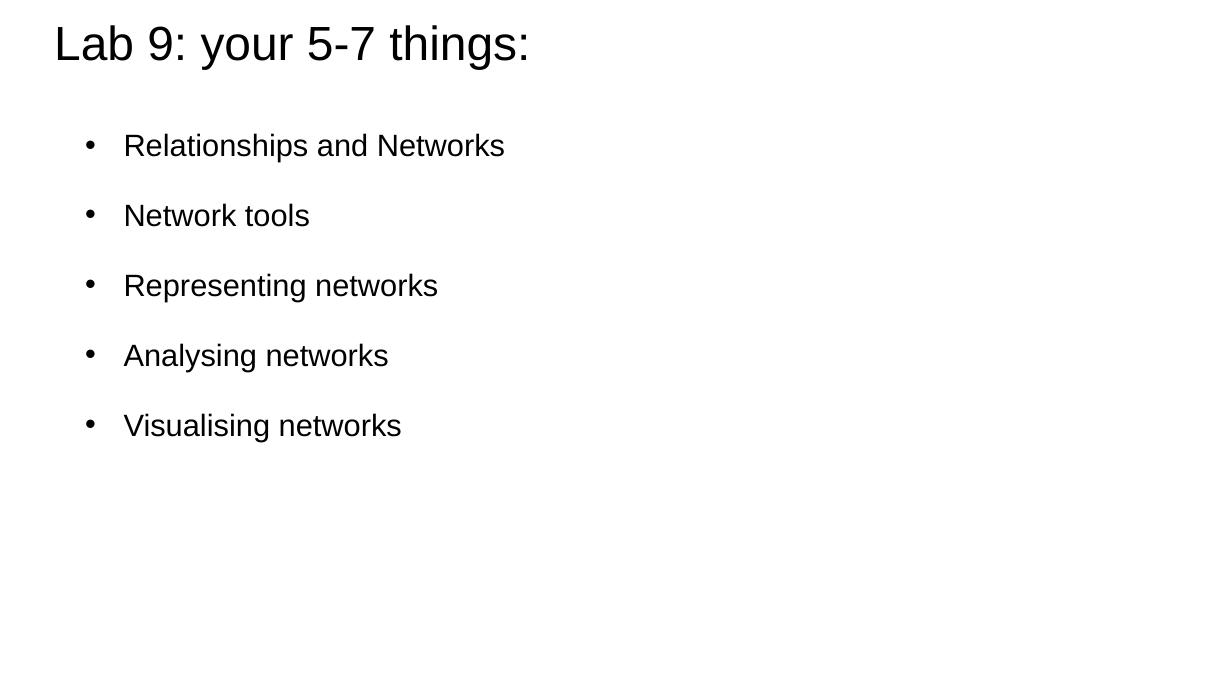
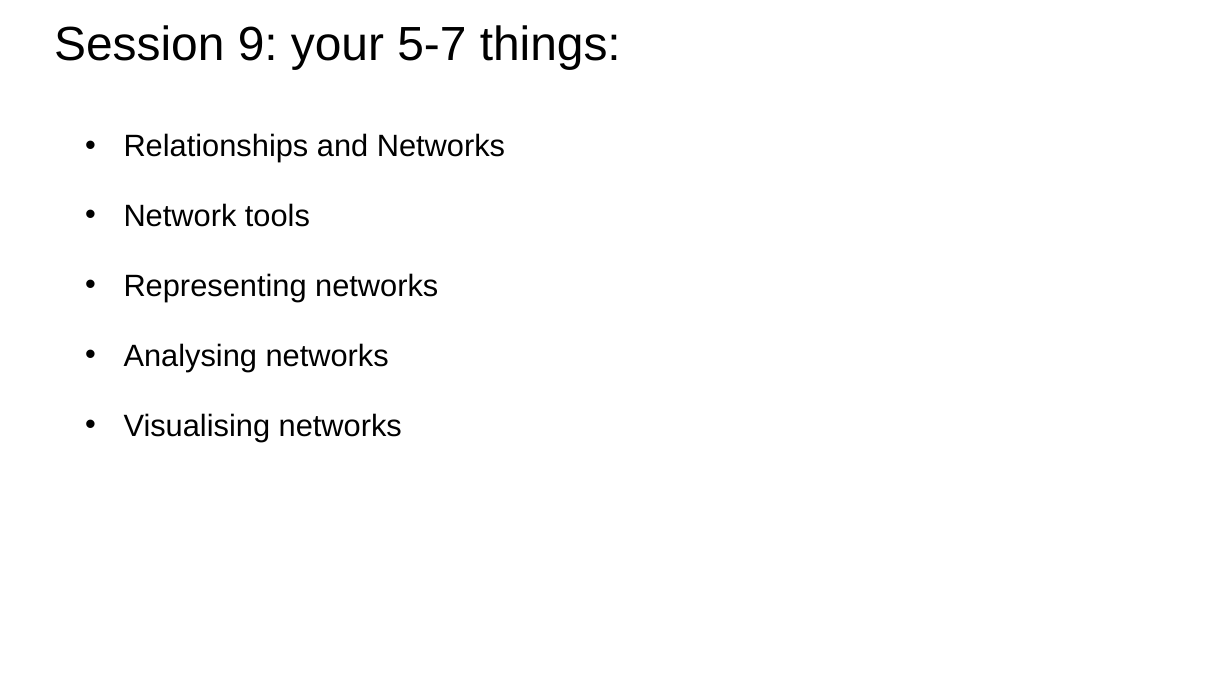
Before and after one commit to bodacea/datascienceforbeginners, a slide deck: slide 3 of Session 09 Learning Relationships.ppt (slide 2 before the commit). Drawn at 1232x693 pixels with LibreOffice and Linux fonts; fonts in the diff are those of the drawing. Boxes give left, top, right and bottom in pixels: in the first picture for what was removed or moved away, otherwise in the second. Text is boxed around its words. In the diff, an @@ line names an element or a change of style, - is before the commit and + after.

Commit message:
cleaned up session 9 slides

```diff
--- a/Session 09 Learning Relationships.ppt
+++ b/Session 09 Learning Relationships.ppt
@@ title at box(54, 25, 621, 69): text changed @@
-Lab 9: your 5-7 things:
+Session 9: your 5-7 things:
```
Also in this commit, not shown: 12 other slides changed, 2 slides added, 1 slide removed.
